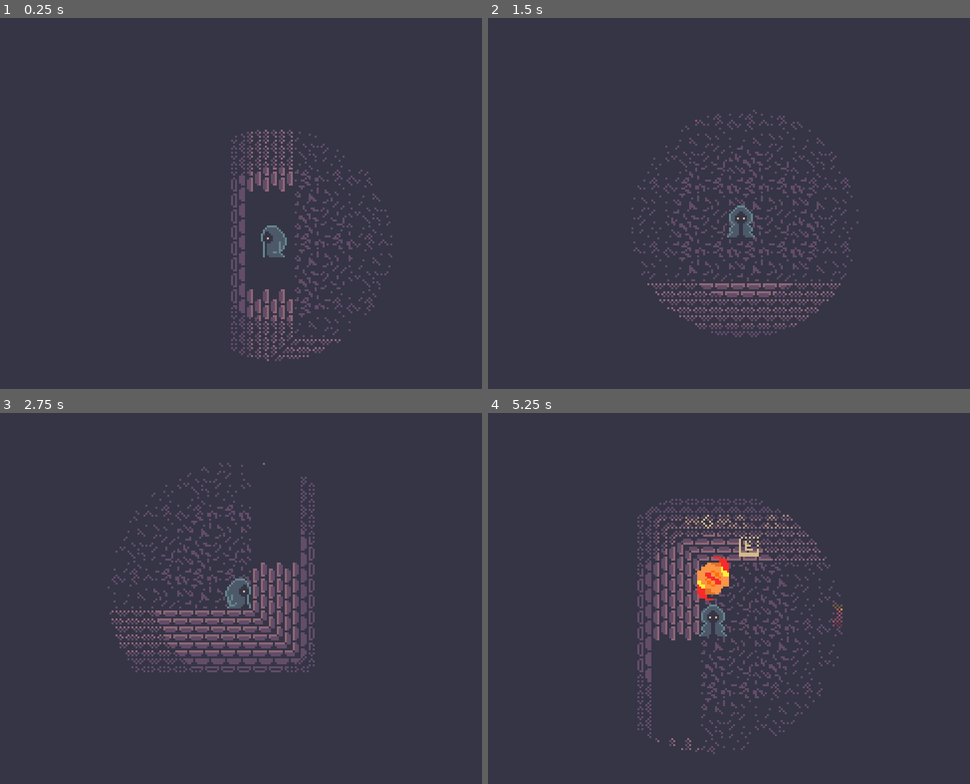
Above: before the commit, frames 1-4 (two rows, left to right).
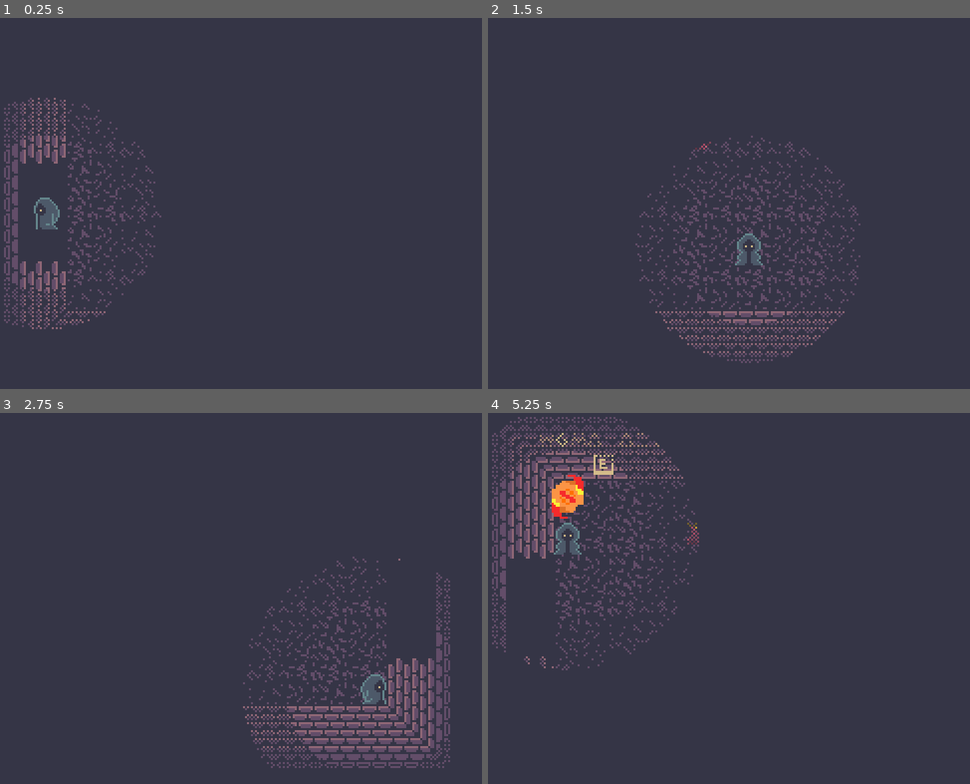
Above: after the commit, the same moments.

Repository: JoshuaKlot/gdg-game-jam-5
Game: Godot game, scene res://scene/game.tscn
Two runs of this game, one before a commit and one after it. Both use one fixed random seed, a clock stepped at 60 frames per second and the inputs below.
Inputs:
- Up to frame 1 (0.25 s): no input
- Up to frame 2 (1.5 s): tap Enter at 0.5 s; hold D (p_right) 0.53-1.28 s; hold 1 (cast_slot0) 0.53-1.28 s; hold S (p_down) from 1.28 s (still down); tap Space (p_cast) at 1.35 s
- Up to frame 3 (2.75 s): release S (p_down) at 2.03 s; hold D (p_right) from 2.03 s (still down); hold E (p_collect) from 2.03 s (still down)
- Up to frame 4 (5.25 s): release D (p_right) at 2.78 s; release E (p_collect) at 2.78 s; hold W (p_up) 2.78-3.53 s; tap 1 (cast_slot0) at 2.85 s; hold Space (p_cast) 3.53-4.28 s; hold A (p_left) 3.53-5.03 s; tap E (p_collect) at 4.35 s; hold S (p_down) from 5.03 s (still down); hold 1 (cast_slot0) from 5.03 s (still down)

The runs differ from the first frame. In frame 1, 7.7% of the frame differs, in the area x 0-82%, y 21-93%; in frame 2, 7.4%; in frame 3, 12%; in frame 4, 13%, in the area x 0-74%, y 1-92%.

Commit message:
camerafixed

Diff:
--- a/font_8.tres
+++ b/font_8.tres
@@ -1,14 +1,9 @@
-[gd_resource type="FontFile" load_steps=2 format=3 uid="uid://c6c67l23ldjl8"]
+[gd_resource type="FontFile" load_steps=2 format=3]
 
-[ext_resource type="Image" uid="uid://giduoh6jvbgx" path="res://font-serif.png" id="1_b4jue"]
+[ext_resource type="Image" path="res://font-serif.png" id="1_b4jue"]
 
 [resource]
 allow_system_fallback = false
-cache/0/16/0/ascent = 0.0
-cache/0/16/0/descent = 0.0
-cache/0/16/0/underline_position = 0.0
-cache/0/16/0/underline_thickness = 0.0
-cache/0/16/0/scale = 1.0
 cache/0/8/0/ascent = 0.0
 cache/0/8/0/descent = 5.0
 cache/0/8/0/underline_position = 0.0
@@ -1136,3 +1131,8 @@
 cache/0/8/0/glyphs/255/size = Vector2(6, 8)
 cache/0/8/0/glyphs/255/uv_rect = Rect2(120, 104, 6, 8)
 cache/0/8/0/glyphs/255/texture_idx = 0
+cache/0/16/0/ascent = 0.0
+cache/0/16/0/descent = 0.0
+cache/0/16/0/underline_position = 0.0
+cache/0/16/0/underline_thickness = 0.0
+cache/0/16/0/scale = 1.0
--- a/globals.gd
+++ b/globals.gd
@@ -3,10 +3,9 @@
 enum Spell {
 	FIRE,
 }
-
+var currentRoom=0
 const atlas_tile_size := Vector2i(16, 16)
 const atlas_size := Vector2i(4, 4)
-
 const sigil_atlas_coords: Dictionary[int, Vector2i] = {
 	Spell.FIRE: atlas_tile_size * Vector2i(0, 0),
 }
@@ -53,6 +52,11 @@
 	TORCH_PUZ
 }
 
+var camera_constraints:Dictionary[int,Array]={
+	Room.ENTRANCE: [64,-16,288,160],
+	Room.TORCH_PUZ: [0,0,416,288]
+}
+
 # Using preload makes doorway.tscn die, can't use const dict
 var room_to_scene: Dictionary[int, PackedScene] = {
 	Room.ENTRANCE: load("res://scene/rooms/0_entrance.tscn"),
--- a/scene/doorway.gd
+++ b/scene/doorway.gd
@@ -5,7 +5,9 @@
 
 func _body_entered(b: Node2D) -> void:
 	if b.is_in_group("Player"):
+		_G.currentRoom=load_room
 		_G.request_room_change.emit(_G.room_to_scene[load_room])
+
 
 func _ready() -> void:
 	body_entered.connect(_body_entered)
--- a/scene/player.gd
+++ b/scene/player.gd
@@ -6,7 +6,7 @@
 const DECEL = 1000.0
 
 @onready var sprite: AnimatedSprite2D = $AnimatedSprite2D
-
+@onready var camera:Camera2D=$Camera2D
 var sigil_layer: TileMapLayer = null
 var sigil_glow: float = 0.0
 
@@ -37,6 +37,10 @@
 
 
 func room_changed() -> void:
+	camera.limit_left=_G.camera_constraints[_G.currentRoom][0]
+	camera.limit_top=_G.camera_constraints[_G.currentRoom][1]
+	camera.limit_right=_G.camera_constraints[_G.currentRoom][2]
+	camera.limit_bottom=_G.camera_constraints[_G.currentRoom][3]
 	sigil_layer = get_tree().get_first_node_in_group("SigilLayer")
 
 func _ready() -> void:
